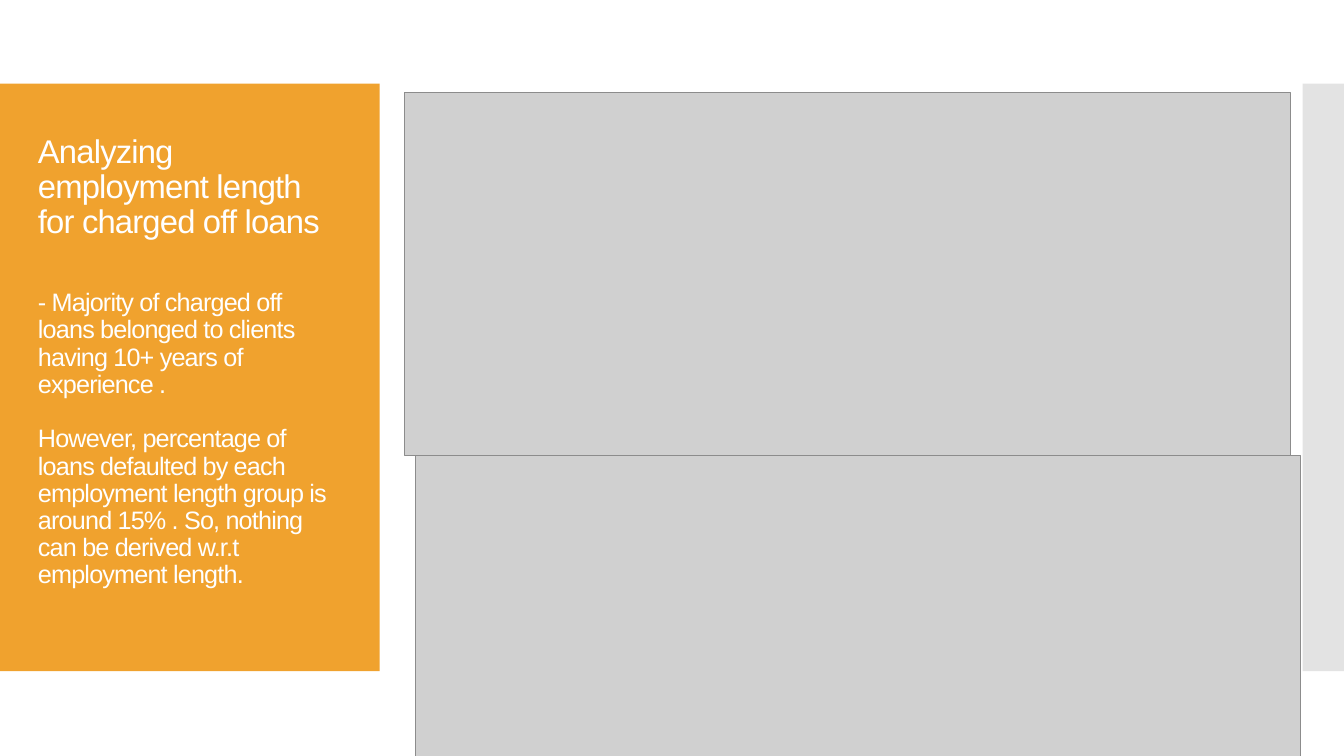
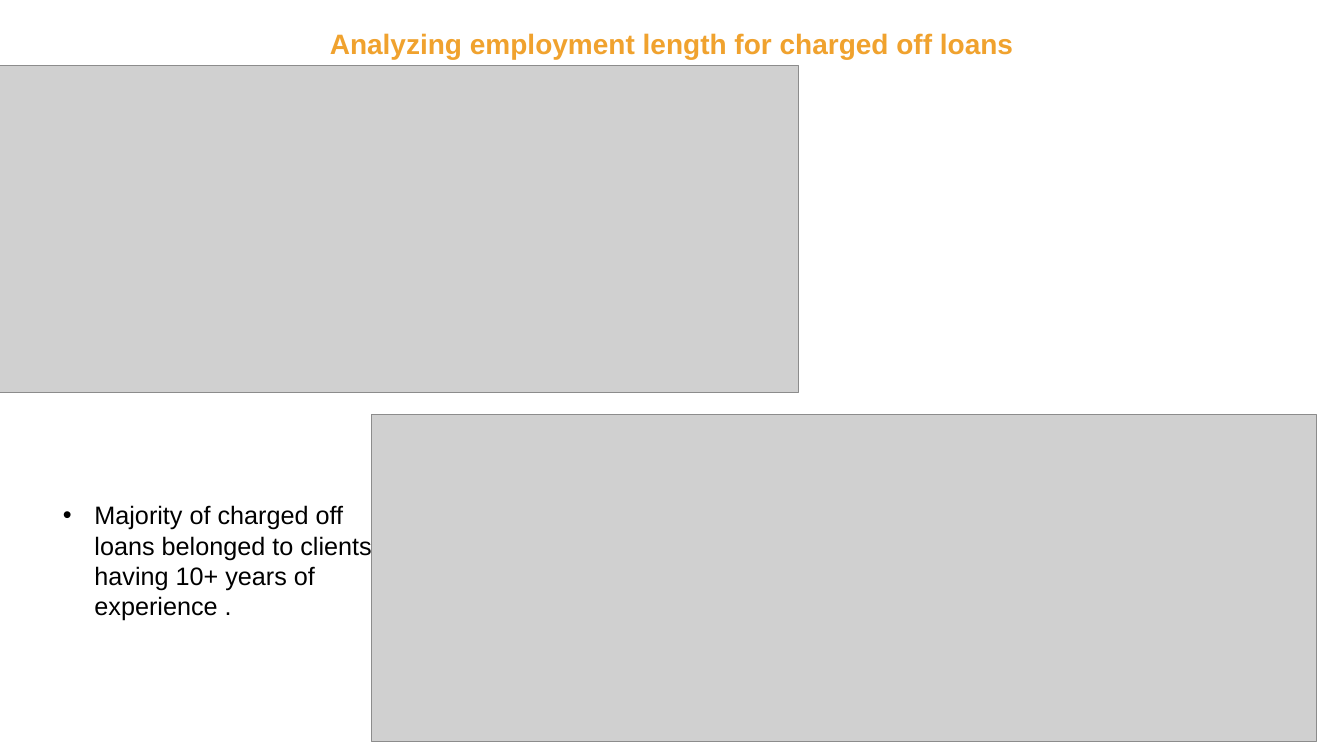
Before and after one commit to Rawoof821/LendingclubCaseStudy, a slide deck: slide 11 of Neha_Rawoof_LendingCaseStudy.pptx (slide 15 before the commit). Drawn at 1344x756 pixels with LibreOffice and Linux fonts; fonts in the diff are those of the drawing; grey boxes stand for pictures. Boxes give left, top, right and bottom in pixels: in the first picture for what was removed or moved away, otherwise in the second. Text is boxed around its words. In the diff, an @@ line names an element or a change of style, - is before the commit and + after.

```diff
--- a/Neha_Rawoof_LendingCaseStudy.pptx
+++ b/Neha_Rawoof_LendingCaseStudy.pptx
@@ text added at <box>330,33,1013,59</box>, 20 pt, text #F0A22E, bold @@
+Analyzing employment length for charged off loans
@@ picture: place and size @@
-picture at <box>405,93,1291,456</box>
+picture at <box>0,66,799,393</box>
@@ rectangle removed at <box>0,84,380,671</box> @@
@@ rectangle removed at <box>1303,84,1344,671</box> @@
@@ title removed at <box>38,139,326,589</box> @@
-Analyzing employment length for charged off loans
-- Majority of charged off loans belonged to clients having 10+ years of experience .
-However, percentage of loans defaulted by each employment length group is around 15% . So, nothing can be derived w.r.t employment length.
@@ picture: place and size @@
-picture at <box>415,456,1301,756</box>
+picture at <box>372,415,1317,743</box>
@@ text added at <box>94,505,371,621</box>, 18 pt, text #000000 @@
+• Majority of charged off loans belonged to clients having 10+ years of experience .
```
Also in this commit, not shown: 17 other slides changed, 1 slide added, 9 slides removed.
